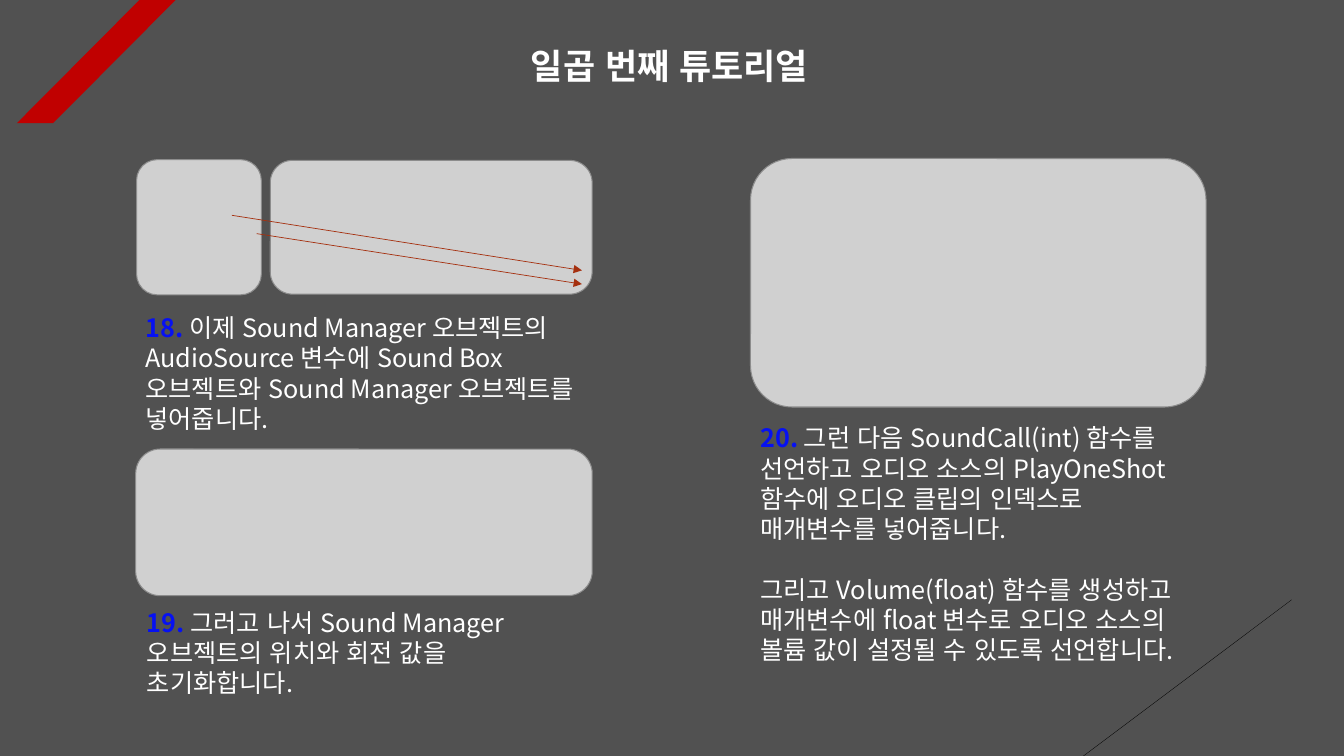
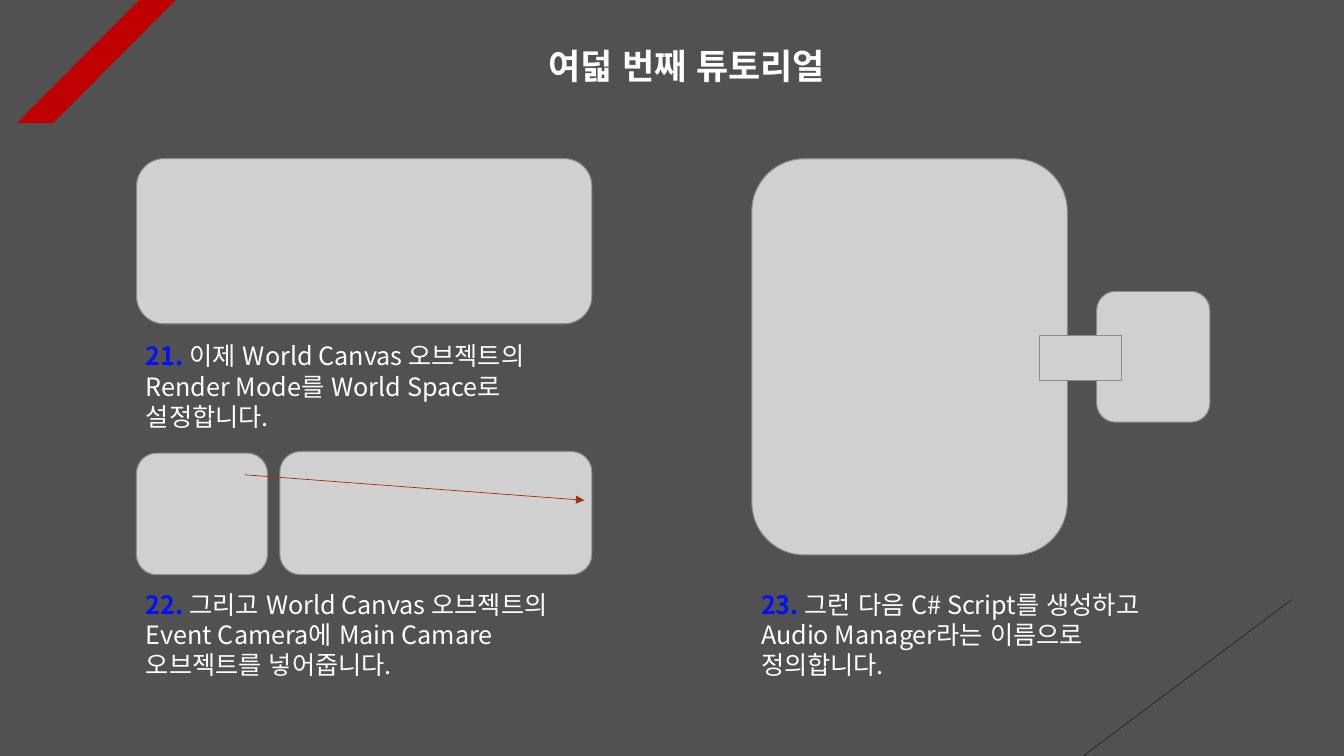
Before and after one commit to Unity2033/3D-UnityEngine, a slide deck: slide 8 of Assets/Sound/PPT Data/Sound Example.pptx. Drawn at 1344x756 pixels with LibreOffice and Linux fonts; fonts in the diff are those of the drawing; grey boxes stand for pictures. Boxes give left, top, right and bottom in pixels: in the first picture for what was removed or moved away, otherwise in the second. Text is boxed around its words. In the diff, an @@ line names an element or a change of style, - is before the commit and + after.

Commit message:
Sound Tutorial Renewal
- Find a game object by name and
  then set properties for the game
  object

- Add a system that generates sound
  at a specific location

- Each PPT data update

- Add and delete resource data

```diff
--- a/Assets/Sound/PPT Data/Sound Example.pptx
+++ b/Assets/Sound/PPT Data/Sound Example.pptx
@@ text at [548,49,825,82]: text changed @@
-일곱 번째 튜토리얼
+여덟 번째 튜토리얼
@@ picture removed at [136,159,261,294] @@
@@ picture: place and size @@
-picture at [270,160,592,294]
+picture at [137,158,593,324]
@@ picture removed at [751,158,1207,407] @@
@@ picture added at [752,158,1068,555] @@
@@ arrow removed from (257, 234) to (582, 284) @@
@@ picture added at [1097,291,1210,422] @@
@@ text at [146,344,524,428]: text changed @@
-18. 이제 Sound Manager 오브젝트의 AudioSource 변수에 Sound Box 오브젝트와 Sound Manager 오브젝트를 넣어줍니다.
+21. 이제 World Canvas 오브젝트의 Render Mode를 World Space로 설정합니다.
@@ picture added at [1040,335,1122,380] @@
@@ text removed at [760,426,1174,661] @@
-20. 그런 다음 SoundCall(int) 함수를 선언하고 오디오 소스의 PlayOneShot 함수에 오디오 클립의 인덱스로 매개변수를 넣어줍니다.
-그리고 Volume(float) 함수를 생성하고 매개변수에 float 변수로 오디오 소스의 볼륨 값이 설정될 수 있도록 선언합니다.
@@ picture added at [136,454,267,576] @@
@@ arrow moved from (232, 216) - (582, 270) to (245, 475) - (585, 500) @@
@@ picture: place and size @@
-picture at [136,449,593,595]
+picture at [280,452,593,575]
@@ text at [146,593,548,676]: text changed @@
-19. 그러고 나서 Sound Manager 오브젝트의 위치와 회전 값을 초기화합니다.
+22. 그리고 World Canvas 오브젝트의 Event Camera에 Main Camare 오브젝트를 넣어줍니다.
@@ text added at [761,593,1140,676], 18 pt, text #FFFFFF @@
+23. 그런 다음 C# Script를 생성하고 Audio Manager라는 이름으로 정의합니다.
```
Also in this commit, not shown: 7 other slides changed, 5 slides added, 2 slides removed, 29 other files.
